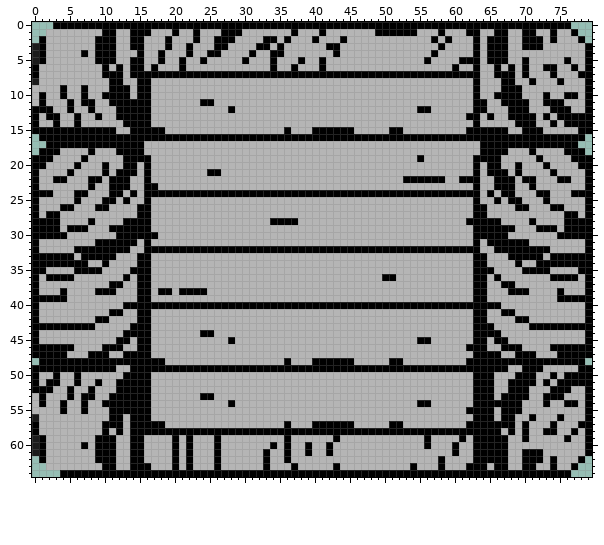
A sprite sheet gets an edit: Assets/Sprites/environment/woodPlatform.png. Above is the file before it was changed.
The file is 96x96 pixels. The old version is drawn lined up with the new one, on the new canvas.
After:
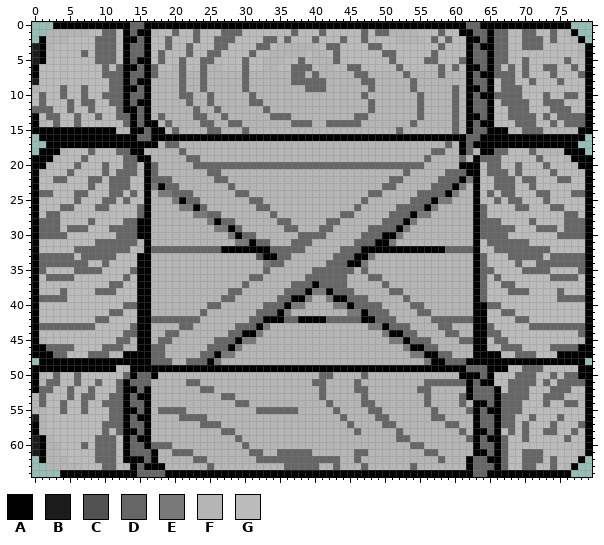
Palette (. is transparent): A #000000  B #1b1b1b  C #515151  D #666666  E #797979  F #b5b5b5  G #bbbbbb
Change:
canvas 96x96 -> 80x65, the old top-left corner now at -8,-15 (the part of the old canvas that was cut away was empty and is not shown)
Changed rows in their new state; - is an unchanged pixel.
first column x 0:
 0 --------------DD----------------------------------------------DD---------------
 1 --------GGDDGAD---GGDGGDGGGDDDGGGGGGGDGGGDGGGGGDGDDFFFFGGGDGGA-DDADDGGDDGGDG---
 2 -----GGGGDDDGA-DAGGDGGGDGGDDDGGGGDDGDGGGDGGGDGGDGGGG----GDGDGGA-D-DDGGDDDGDGG--
 3 ---GGGGGGDDDGADDAGGDGGDGGGDDGGGGDDGF-----GDDGGGGDDGGGGGGGGDGGGADA-DDGGDDDGGGGG-
 4 --GGGGGDGDDDGADDAGDGGGDGGDDGGGGDGGFF---G--GDGGGGGGDDGGGGGDGGGGADD-DDGGGGGGGGGG-
 5 --GGGGGGGDDDGAD-AGDGGDGGDDGGGGDGG-F-GGDG-F-DGGGGGGGDGGGGDDGGGD-DD-DDGGDGGGGGDGG
 6 -GGGGGGGGGDGDA-DADGG-DGGD--GGGDGG-FGGDDDGF-GGDDGGGGGDGGGGGDGDGA-DADGDGDGGDDGGDG
 7 -GGGGGGGGGDDDADD-DFFFDFFDFFFFFDFFFFFFDDFDFFFFFDDFFFFFDFFFFDFFF-DAADDDGDGGGDGGGD
 8 -GGGGGGGGGGDDAD------D--D-----D------DDDDD-----DD-----D-------ADDAGDDGGDGGGDGGG
 9 -GGGDGGDGGGDD-AD-----D--D-----D--------DDD------D-----D-----D-A-DAGDDDGGGGGGGGG
10 GDGGDGGDGGDDD-DD-----DD--D-----D---------------D-------D----D-ADAADDDDGGGDGGDDG
11 GDGGGDGDDGGDD-D-------D-FD-----DD---------------D------D----D-ADDAGDDDDGGDDDGGG
12 DDDGGDGGDGGGD--D-------D--D-F----D--------------D------DF---D-ADDAGGDDDGGGDDDGG
13 -GDDGGDGGDGGDD-D--D----DD--D------DDD---------DD-------D----D---D-GGDDDDGDGDDDD
14 --GDGGDGGGGGGD-D-A-D----DD--DD-------DDD--DDDDD-------D-----D-ADAAGGGDDDGGDGDDD
15 ----------------D---D----DD---D-----F---FFFFFF-----FD-------D--DD----GDDD------
16 ---------------DD---------------------------------------------DD---------------
17 ----------------AA-DD--------------------------------------D-ADA---------------
18 -----GGGDGGGDD-------D-----------------------------------DD--AD---DDGGGD-------
19 ----GGGDGGGGGDD-------DD-------------------------------FD----D--DDDGGGGGDGGG---
20 ---GGGDGGGDGGDD--D-----DDDDDDDDDDDDDDDDDDDDDDDDDDDDDDDDD-----AA-GDDGGDGGGDGGG--
21 --GGGDGGGGDGDDD--D-------DD--------------------------D-----DDDA-GDDDGDGGGGDGGG-
22 -GGDDGGGDDGDDDGG-DDD------DD-----------------------DDFFFFFDDD-E-GGDDDGDDGGGDDGG
23 -GGGGGGGDGGDDDGG-EADD-------D---------------------DD-----DDDAE--GGDDDGGDGGGGGGG
24 -DDGGGDDGGGDDGDG-FEEDDDFFFFFFDDFFFFFFFFFFFFFFFFFDDFFFFFDDDD-EFF-GDGDDGGGDDGGGDD
25 -GGGGGDGGGDDGDGG----EADD-------DD--------------D------DDDAEE----GGDGDDGGGDGGGGG
26 -GGGDDGGGDDGGGGD-----EEAD-------DD------------D-----DDDDAE------DGGGGDDGGGDDGGG
27 -GDDGGGGGGGGGGGD-------EEDD-------D---------DD-----DDDAEE-------DGGGGGGGGGGGDDG
28 -DDDGGGGDGGGGDD----------EADD-----FDDF----DD------DDDAE-------F-DDDGGGGDGGGGDDD
29 -DDDGDDDGGGDDDD-----------EEAD------DD---DD-----DDDDAE----------DDDDDGGGDDDGDDD
30 -DDDDGGGGGGGDDD--F----------EADD------DDDD-----DDDAAE-----------DDDDGGGGGGGDDDD
31 -GGGGGGGGDDDDDD--------------EEADD---DDD------DDDAAE------------GDDDDDDGGGGGGGG
32 -GGGGGDDDDDDDDG--DDDDDDDDDD-------DDDDDFFFFFDDD------------DDDD-GGDDDDDDDDGGGGG
33 -DDDDDGDDDDDGGG-----------------CAADD------DDDAAE---------------DGGGDDDDDGDDDDD
34 -DDDDDDDGGDGGGG------------------EDD------DDDAAE----------------DGGGGDGGDDDDDDD
35 -DGGGGDDDDGGGGD------------------D------DDDDDD-D----------------DDGGGGDDDDGGGGD
36 -GDDDDGGGGGGGDG----------------DD------DDDDDD---DDFF------------DGDGGGGGGGDDDDG
37 -GGGGGGGGGGDDGG---------------D------DDDADDDD-----D-------------DGGDDGGGGGGGGGG
38 -GGGDGGGGDDDGGG---FF-FFFF---DD------DDDAEEADDD-----DD-----------DGGGDDDGGGGDGGG
39 -DDDDGGGGGGGGGG------------DD------DDAAE--EAADDD-----D----------DGGGGGGGGGGDDDD
40 -GGGGGGGGGGGGDD--FFFFFFFFDDFFFFFFDDD-EEFFFFEE-DDDDFFFFDDFFFFFFF--DDGGGGGGGGGGGG
41 -GGGGGGGGGGDDGG---------D-------DDDAE--------EEADDD----DD--------GGDDGGGGGGGGGG
42 -GGGGGGGGDDGGGG--DDDDDDD-------DDAAADDAAAADDDDDAADDD-----DDDDDD--GGGGDDGGGGGGGG
43 -DDDDDDDDGGGGGD------DD------DDDAE--------------EEADDD----DD-----DGGGGGDDDDDDDD
44 -GGGGGGGGGGGGDD----DD---FF--DDAAE-----------------EAADD----DD----DDGGGGGGGGGGGD
45 --GGGGGGGGGGDD----DD------DDDAEE-------------------EEADDD----DD--GDDGGGGGGGGGG-
46 --DDDDGGGGDDD----DD------DDDAE-----------------------EAADD----F---GDDDGGGGDDDD-
47 ---DDGGGDDD------DD-----DDAEE-------------------------EEAADD--------GDDDGGG----
48 -----------------DDD--DDDAE---------F---FFFFFF-----FF---EAADDD-----------------
49 ------------G-------------------------------------------------DDD---GGDDDGGGGG-
50 --GDGGDGGGGGGD-DDA-----------------------DD----D-------------AA-D-GGGDDDGGDGDD-
51 --DDGGDGGDGGD-DDD-----DD----------------DD----D---------DDDDDDAD--GGDDDDGDGDDDD
52 -DDGGDGGDGGGD--D--------DD---------------D----DD-------DD-----ADDDAGDDDGGGDDDGG
53 -DGGGDGDDGGDD-D---------FF-DD------------D-----D--------D----DADDDADDDDGGDDDGG-
54 -DGGDGGDGGDDD-DD------------FDD-----------D----DD------FD----D---D-DDDGGGDGGDDG
55 --GGDGGDGGGDD--D--DDDD----------DDDDDD-----D----DD-------D----D-D-ADDDGGGGGGGGG
56 --GGGGGGGGGDDAD------DDDD-------------------D----DD------DD-----DDADDGGDGGGDGGG
57 --GGGGGGGGDDDADD-FF-----DDD---------F---FFFFFD----DDF------DD-F-DD-DDGDGGGDGGGD
58 --GGGGGGGGDGDA-D-FFFFFFFFFFDDFFFFFFFFFFFFFFFFFDFFFFFDFFFFFFFFDF--D-GDGDGGDDGGDG
59 ---GGGGGGDDDGAD-A---F-F---F--D------F------F--------DD--F----FD-D--DGGDGGGGGDGG
60 ----GGGDGDDDGADDADDDF-F---F---D---F-F--F--F-----------DDF---F---DD-DGGGGGGGGGGG
61 ----GGGGGDDDGADDDA--DDD---F----DDF-DDDDD--F---DD--------DD--F----D-DGGDDDGGGGG-
62 -----GGGGDDDGA--DA--F-FDD-F-----DDDDDDDDDDDD--D-----------D---ADD--DGGDDDGDGGG-
63 -------GGGDDG--D-AA-F-F--DF------F--DDDDD--D---D------D---F----DDD-DGGDDGGDG---
64 ---------------DDDD--------------------------------------------DD--------------
Where, in picture pixels (left, top, right, bottom), the same in both pictures:
changed: (32, 22, 585, 477)
